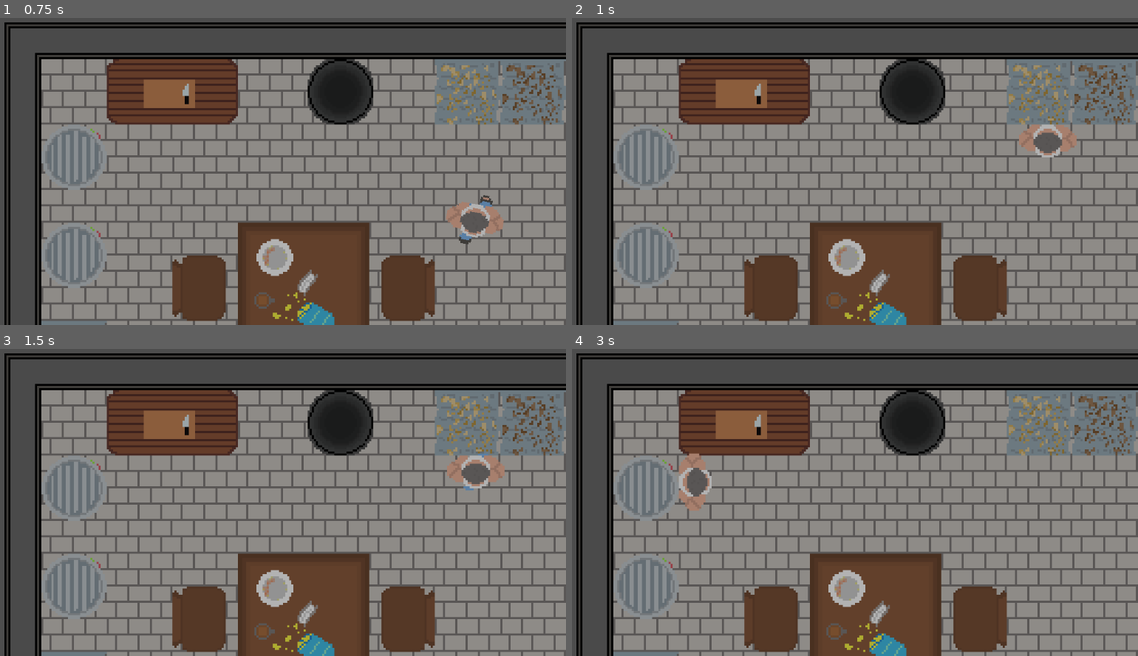
Above: before the commit, frames 1-4 (two rows, left to right).
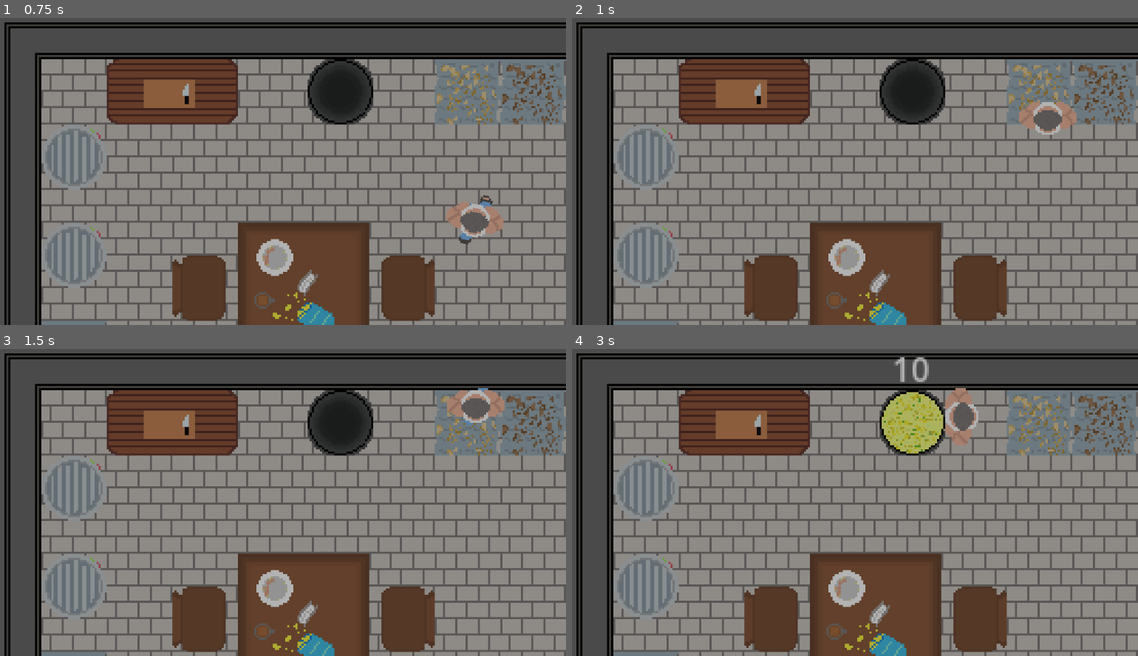
Above: after the commit, the same moments.

Repository: Pel-meshek/drinkUP
Game: Godot game, scene res://scenes/garage.tscn
The game is run twice, just before and just after one commit, with the same random seed, the same clock (stepped at 60 frames per second) and the same inputs.
Inputs:
- Up to frame 1 (0.75 s): tap Enter at 0.5 s; hold W (up) from 0.53 s (still down); hold E (interact) from 0.53 s (still down)
- Up to frame 2 (1 s): keep holding W (up); keep holding E (interact)
- Up to frame 3 (1.5 s): keep holding W (up); release E (interact) at 1.28 s; tap E (interact) at 1.35 s
- Up to frame 4 (3 s): release W (up) at 2.03 s; hold E (interact) 2.03-2.78 s; hold A (left) from 2.03 s (still down); tap E (interact) at 2.85 s

Frame 1 is identical in both runs. In frame 2, 1.4% of the frame differs, in the area x 78-90%, y 27-46%; in frame 3, 1.6%; in frame 4, 3.5%, in the area x 18-72%, y 2-53%.

Commit message:
колизии

Diff:
--- a/scenes/garage.tscn
+++ b/scenes/garage.tscn
@@ -388,7 +388,10 @@
 size = Vector2(31, 43)
 
 [sub_resource type="RectangleShape2D" id="RectangleShape2D_ahcgg"]
-size = Vector2(95, 32)
+size = Vector2(40, 31)
+
+[sub_resource type="RectangleShape2D" id="RectangleShape2D_l6jx5"]
+size = Vector2(40, 32)
 
 [node name="Garage" type="Node2D" unique_id=125230760]
 script = ExtResource("1_oyih7")
@@ -504,9 +507,19 @@
 position = Vector2(239, 53)
 shape = SubResource("RectangleShape2D_0juyn")
 
-[node name="CollisionShape2D" type="CollisionShape2D" parent="varka/solods" unique_id=1167703762]
-position = Vector2(271.5, 48)
+[node name="hmel" type="StaticBody2D" parent="varka" unique_id=1005736307]
+
+[node name="cascad" type="Area2D" parent="varka/hmel" unique_id=804866525]
+
+[node name="CollisionShape2D" type="CollisionShape2D" parent="varka/hmel/cascad" unique_id=1826760904]
+position = Vector2(52, 208.5)
 shape = SubResource("RectangleShape2D_ahcgg")
+
+[node name="magnum" type="Area2D" parent="varka/hmel" unique_id=1987356703]
+
+[node name="CollisionShape2D" type="CollisionShape2D" parent="varka/hmel/magnum" unique_id=759383370]
+position = Vector2(52, 176)
+shape = SubResource("RectangleShape2D_l6jx5")
 
 [node name="ГрустныйСаунд" type="AudioStreamPlayer" parent="." unique_id=801783800]
 stream = ExtResource("12_4laxj")
